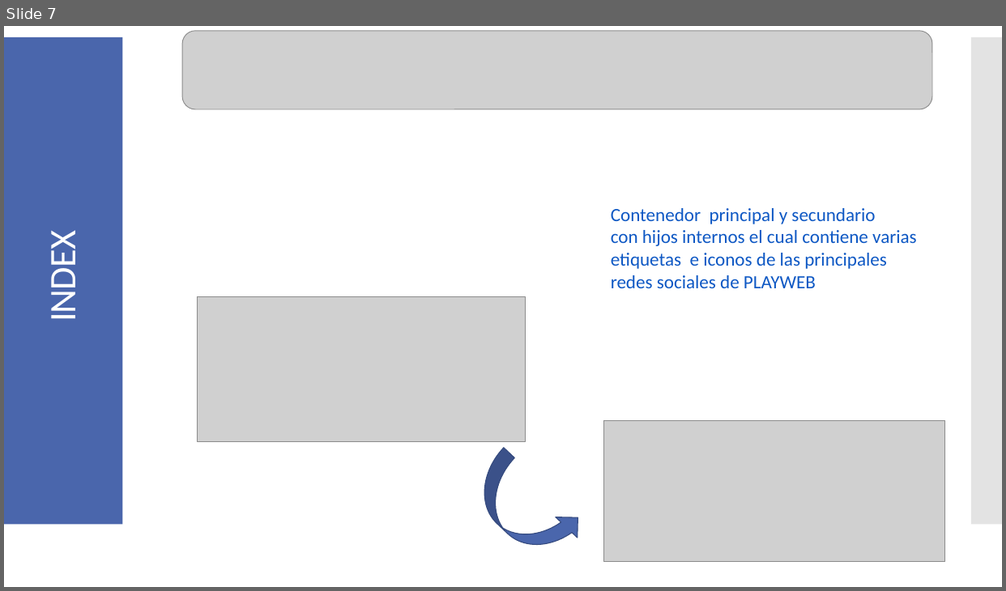
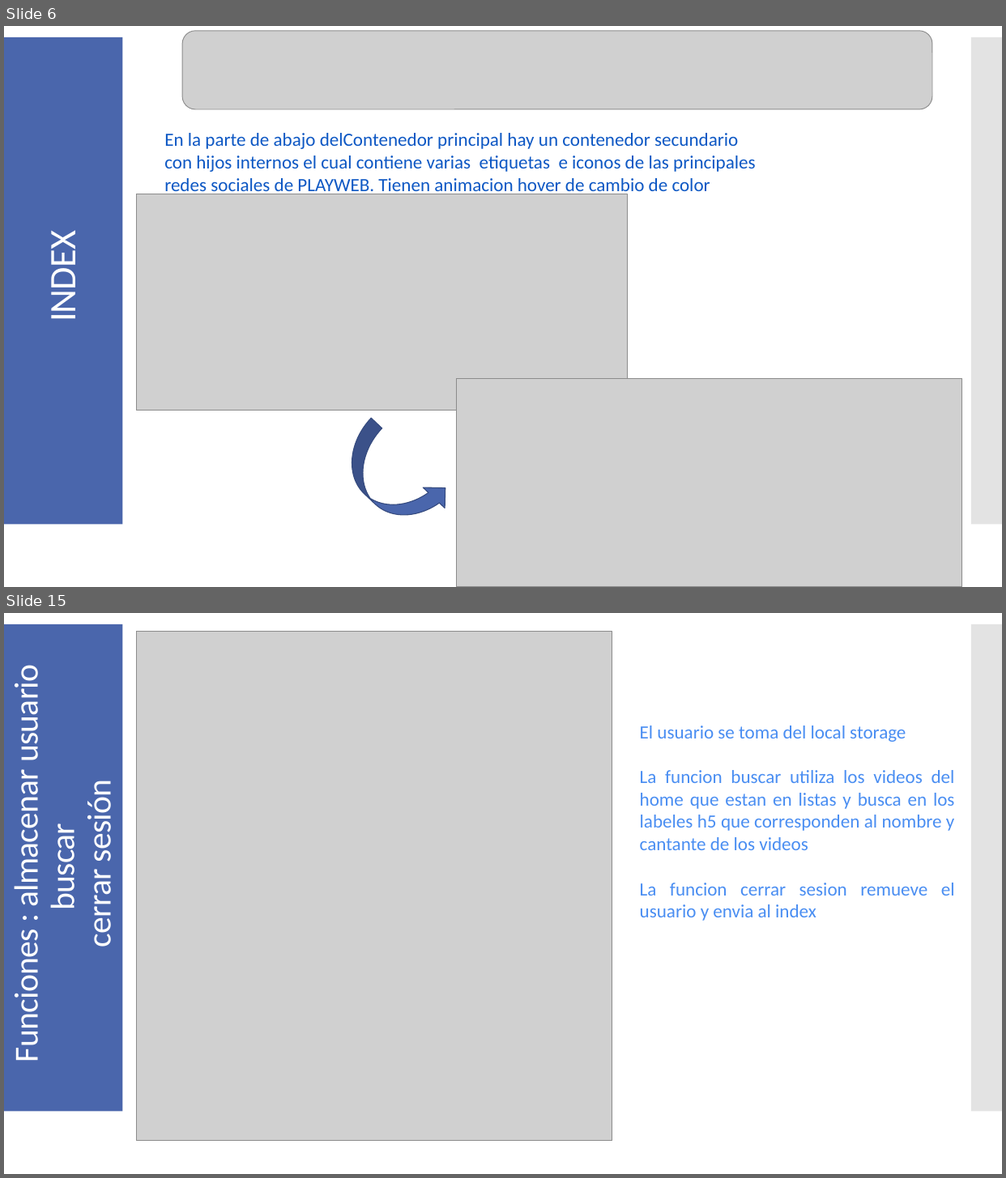
Before and after one commit to MalyJPL/PlayWeb-BICTIA, a slide deck: Manual/Manual_Desarrollo.pptx. Shown one above the other, each under a label of ours: slide 7 before the commit, slides 6 and 15 after it; the slides between them are not shown. The pictures are 1006x591 and 1006x1178 pixels, drawn with LibreOffice and Linux fonts; fonts in the diff are those of the drawing; grey boxes stand for pictures. Boxes give left, top, right and bottom in pixels: in the first picture for what was removed or moved away, otherwise in the second. Text is boxed around its words. In the diff, an @@ line names an element or a change of style, - is before the commit and + after.

```diff
--- a/Manual/Manual_Desarrollo.pptx
+++ b/Manual/Manual_Desarrollo.pptx
@@ slide 15 added at (4, 613, 1002, 1174), background #FFFFFF; not listed: 2 template elements that a slide beside it also shows @@
@@ picture added at (137, 632, 612, 1142) @@
@@ title added at (6, 675, 120, 1059), 32.4 pt, text #FFFFFF @@
+Funciones : almacenar usuario
+buscar
+cerrar sesión
@@ rectangle added at (632, 717, 962, 973), outline #FFFFFF 0.75 pt, 18 pt, text #4A8EF2 @@
+El usuario se toma del local storage
+La funcion buscar utiliza los videos del home que estan en listas y busca en los labeles h5 que corresponden al nombre y cantante de los videos
+La funcion cerrar sesion remueve el usuario y envia al index
@@ what was slide 7 is now slide 6 @@
@@ slide 6 changed as well @@
@@ text at (164, 133, 756, 196): text changed @@
-Contenedor principal y secundario
-con hijos internos el cual contiene varias
-etiquetas e iconos de las principales
-redes sociales de PLAYWEB
+En la parte de abajo delContenedor principal hay un contenedor secundario
+con hijos internos el cual contiene varias etiquetas e iconos de las principales
+redes sociales de PLAYWEB. Tienen animacion hover de cambio de color
@@ picture: place and size @@
-picture at (197, 297, 526, 442)
+picture at (136, 194, 627, 411)
@@ picture: place and size @@
-picture at (603, 420, 945, 561)
+picture at (456, 378, 962, 587)
@@ curved up arrow: place and size @@
-curved up arrow at (462, 448, 589, 571)
+curved up arrow at (330, 419, 456, 542)
```
Also in this commit, not shown: 6 other slides changed, 17 other slides added, 2 slides removed, 10 other files.
